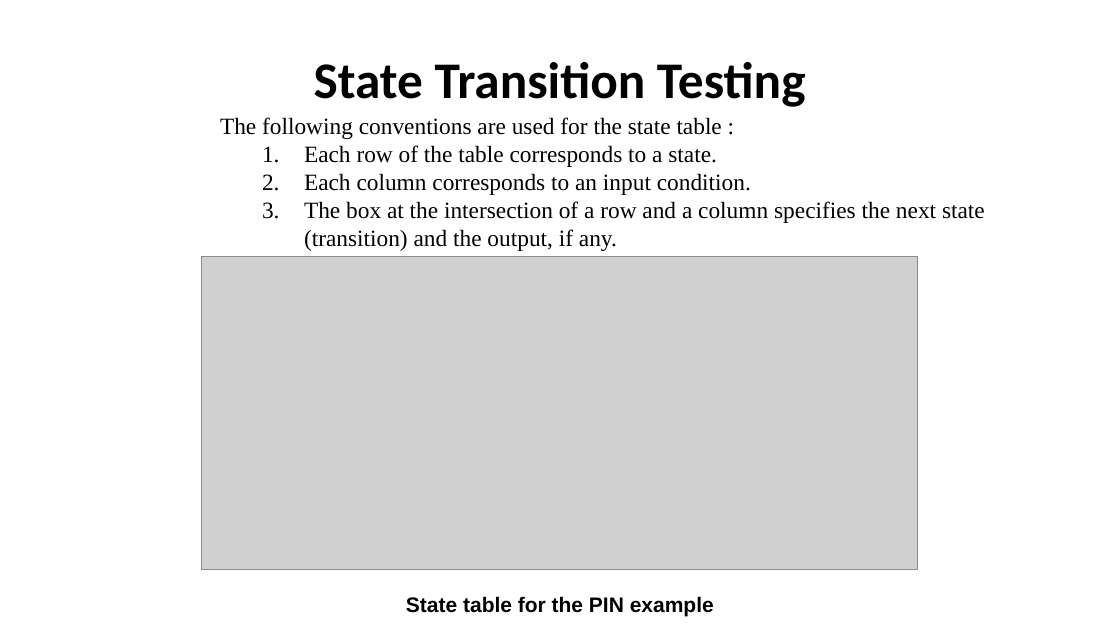
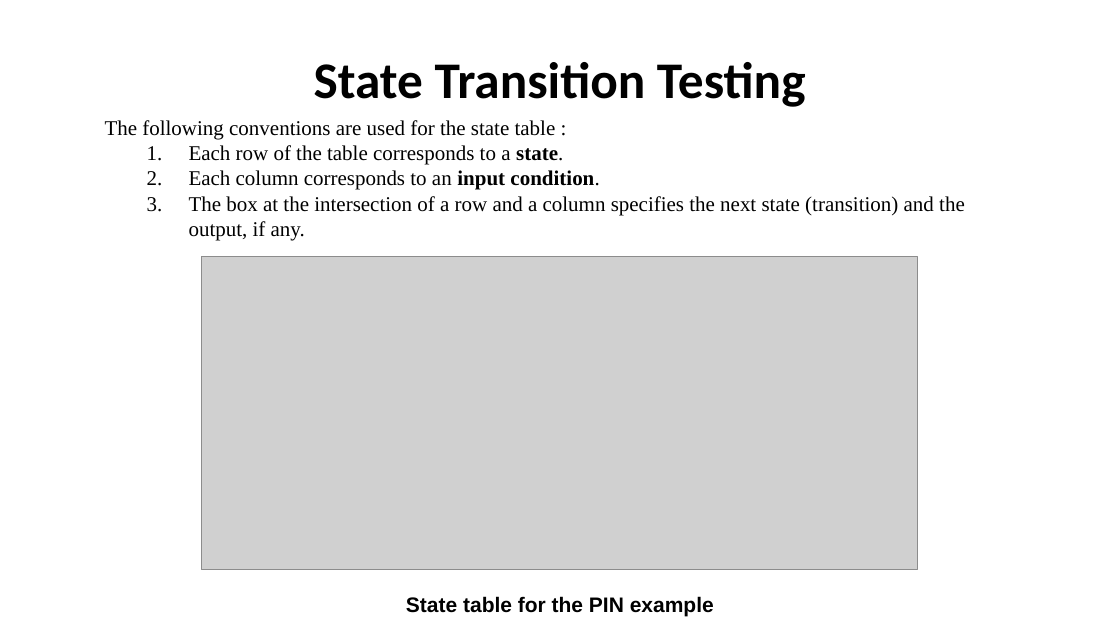
Before and after one commit to nashurgessa/Software-Testing-batch-2022-23, a slide deck: slide 6 of slides/L11 State_transition.pptx. Drawn at 1120x630 pixels with LibreOffice and Linux fonts; fonts in the diff are those of the drawing; grey boxes stand for pictures. Boxes give left, top, right and bottom in pixels: in the first picture for what was removed or moved away, otherwise in the second. Text is boxed around its words. In the diff, an @@ line names an element or a change of style, - is before the commit and + after.

```diff
--- a/slides/L11 State_transition.pptx
+++ b/slides/L11 State_transition.pptx
@@ text "The following conventions are used ...": place and size @@
-text "The following conventions are used ..." at (220,117,985,251)
+text "The following conventions are used ..." at (105,120,965,241)
@@ text "The following conventions are used ..." at (105,120,965,241): size 20 to 18 pt; bold on in "state.", "input condition." @@
```
Also in this commit, not shown: 6 other slides changed, 3 slides added, 13 other files.
